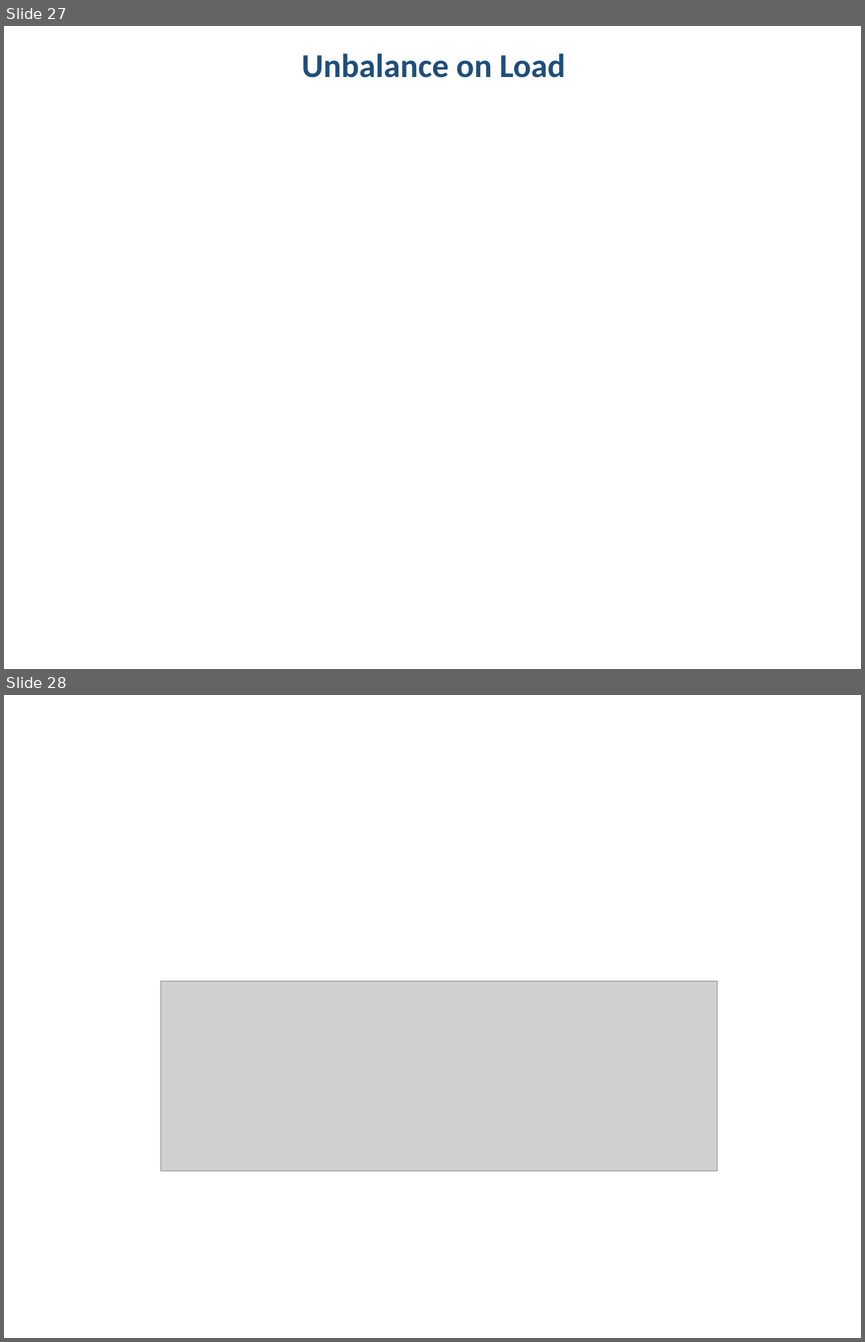
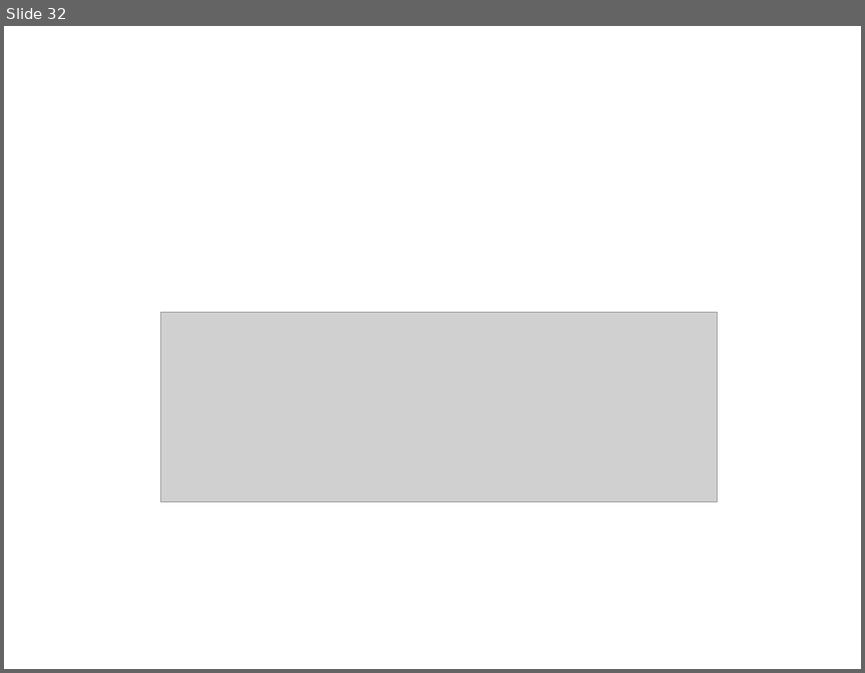
Before and after one commit to hakanpolat/IMMD, a slide deck: Simulation/dcbusmodelwrapup/immd_dcbusmodelwrapup.pptx. Shown one above the other, each under a label of ours: slides 27 and 28 before the commit, slide 32 after it. The pictures are 865x1342 and 865x673 pixels, drawn with LibreOffice and Linux fonts; fonts in the diff are those of the drawing; grey boxes stand for pictures. Boxes give left, top, right and bottom in pixels: in the first picture for what was removed or moved away, otherwise in the second. Text is boxed around its words. In the diff, an @@ line names an element or a change of style, - is before the commit and + after.

```diff
--- a/Simulation/dcbusmodelwrapup/immd_dcbusmodelwrapup.pptx
+++ b/Simulation/dcbusmodelwrapup/immd_dcbusmodelwrapup.pptx
@@ slide 27 removed at <box>4,26,861,669</box>, background #FFFFFF @@
@@ text removed at <box>302,53,566,78</box> @@
-Unbalance on Load
@@ what was slide 28 is now slide 32 @@
```
Also in this commit, not shown: 2 slides changed, 5 slides added, 5 other files.
